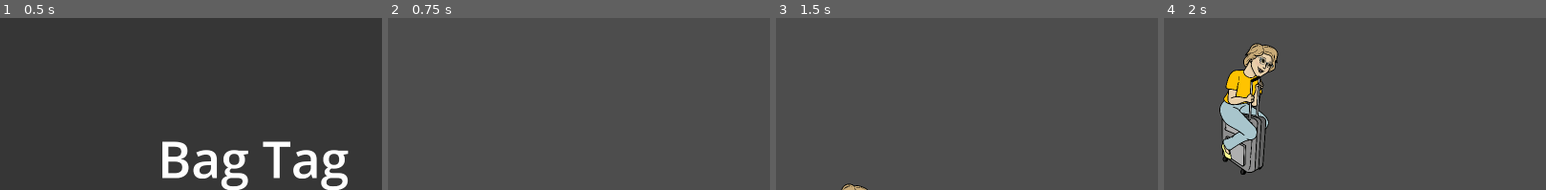
Above: before the commit, frames 1-4 (left to right).
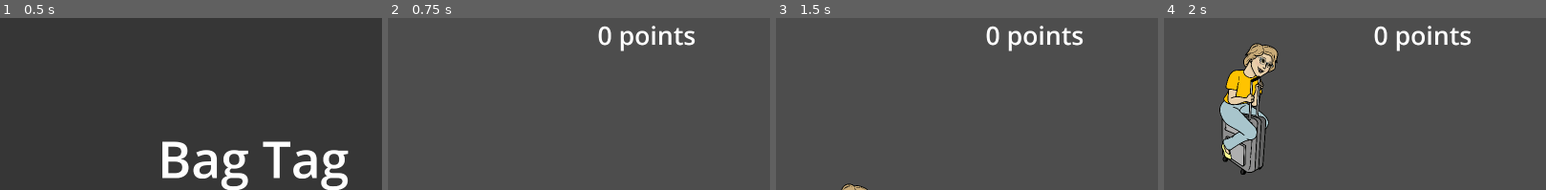
Above: after the commit, the same moments.

Repository: singerbj/bag-tag
Game: Godot game, scene res://scenes/Main.tscn
The game is run twice, just before and just after one commit, with the same random seed, the same clock (stepped at 60 frames per second) and the same inputs.
Inputs (mouse positions are % of the whole screen's width and height, from its top left):
- Up to frame 1 (0.5 s): no input
- Up to frame 2 (0.75 s): click "Start Game" at 0.5 s
- Up to frame 3 (1.5 s): tap Enter at 1.25 s; move the mouse to (72, 45) at 1.27 s; hold Right (ui_right) from 1.28 s (still down); click (72, 45) at 1.42 s
- Up to frame 4 (2 s): keep holding Right (ui_right); tap Up (ui_up) at 1.52 s
The pictures show only the part of the screen within x 17-67%, y 2-52%; the shares and areas given below are measured in that part.

Frame 1 is identical in both runs. In frame 2, 1.2% of the frame differs, in the area x 55-81%, y 4-20%; in frame 3, 1.2%; in frame 4, 1.2%.

Commit message:
now tracking score

Diff:
--- a/scenes/GameScreen.tscn
+++ b/scenes/GameScreen.tscn
@@ -51,3 +51,11 @@
 theme = SubResource("Theme_ahys2")
 text = "Settings
 "
+
+[node name="ScoreLabel" type="RichTextLabel" parent="CanvasLayer"]
+offset_left = 1333.0
+offset_top = 21.0
+offset_right = 2664.0
+offset_bottom = 181.0
+theme_override_font_sizes/normal_font_size = 100
+text = "0 points"
--- a/scripts/game.gd
+++ b/scripts/game.gd
@@ -18,10 +18,12 @@
 const MAX_GAME_OBJECT_VARIATION_RANGE = 1000
 const MIN_GAME_OBJECT_DELETE_DISTANCE = 2000
 const RESET_POSITION_INTERVAL = 5
+const POINT_DISTANCE_BUFFER = 500
 
 var last_position_reset = 0
 var last_game_object_spawn_time = 0
 var last_game_object = 0
+var points = 0
 
 var game_objects = []
 
@@ -59,11 +61,17 @@
 				new_game_object.apply_torque_impulse(_get_random_force())
 				new_game_object.inertia = 0
 
+	get_parent().get_node("CanvasLayer/ScoreLabel").text = str(points) + " points"
+
 func _physics_process(_delta: float) -> void:
 	if current_game_state == GameState.Running:
 		for i in range(game_objects.size()-1, -1, -1):
 			if is_instance_valid(game_objects[i]):
 				var game_object: RigidBody2D = game_objects[i]
+				if !(game_object is Backpack or game_object is Suitcase) && !game_object.point_counted && game_object.position.x < ($Player.position.x - POINT_DISTANCE_BUFFER):
+					points += 1
+					game_object.point_counted = true
+
 				if ($Player.position.x - game_object.position.x) > MIN_GAME_OBJECT_DELETE_DISTANCE:
 					game_object.queue_free()
 					game_objects.remove_at(i)
--- a/scripts/game_object.gd
+++ b/scripts/game_object.gd
@@ -1,3 +1,5 @@
 extends RigidBody2D
 
 class_name GameObject
+
+var point_counted = false
--- a/scripts/player.gd
+++ b/scripts/player.gd
@@ -76,10 +76,12 @@
 		elif body is Backpack:
 			print("Collided with Backpack: ", body.name)
 			body.queue_free()
+			game_scene.points += 1
 			break
 		elif body is Suitcase:
 			print("Collided with Suitcase: ", body.name)
 			body.queue_free()
+			game_scene.points += 1
 			break
 
 func _unhandled_input(event):
